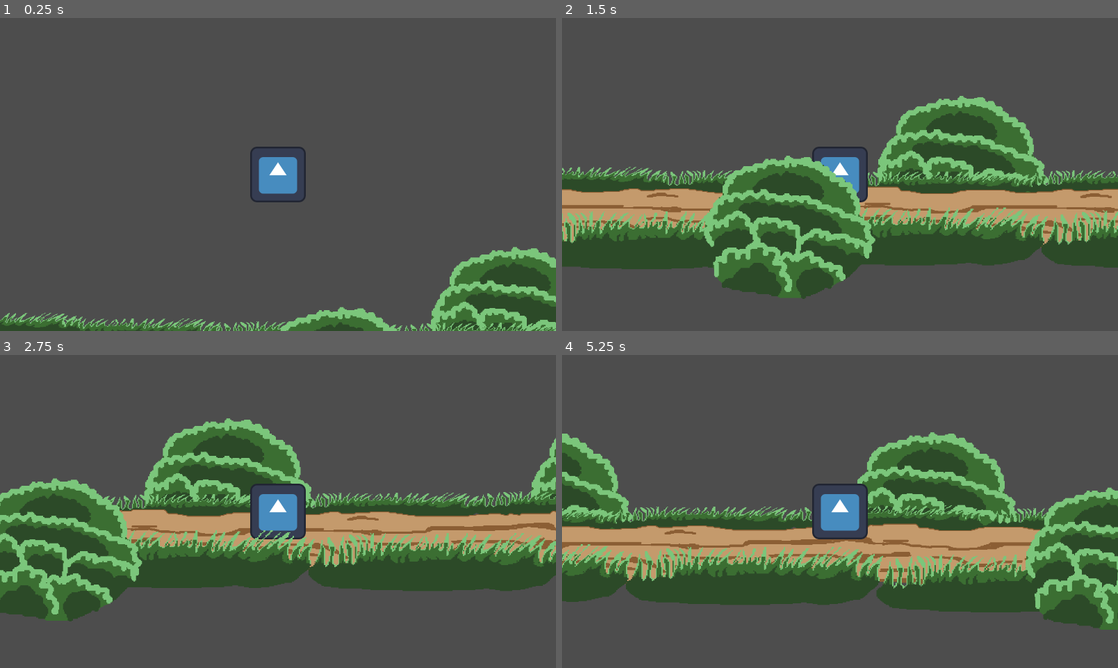
Above: before the commit, frames 1-4 (two rows, left to right).
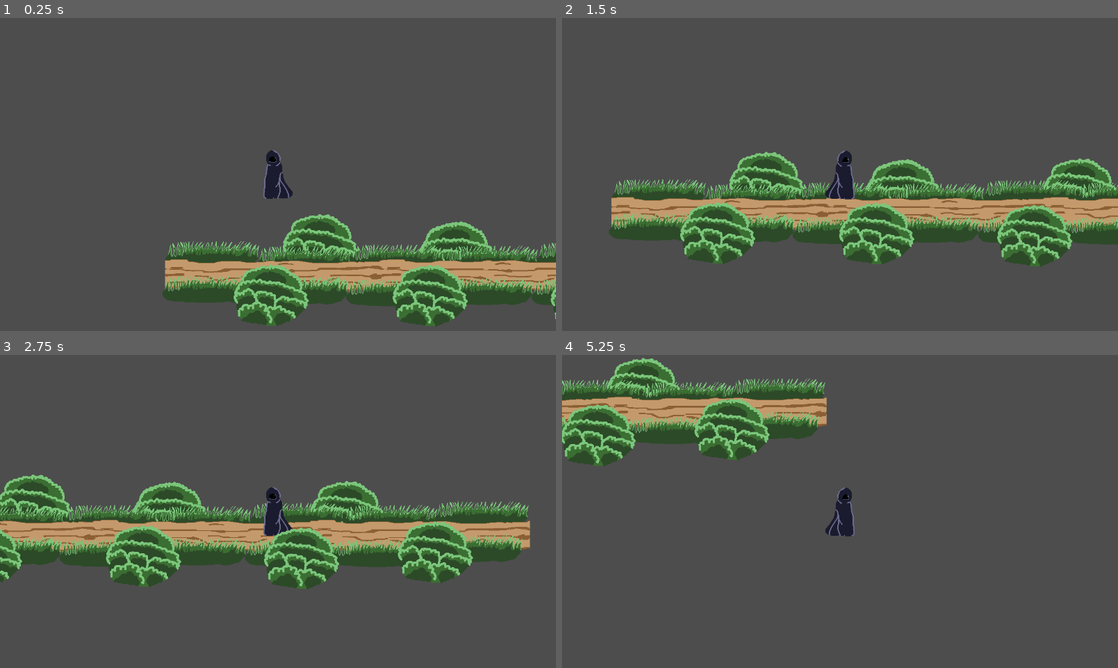
Above: after the commit, the same moments.

Repository: macmist/incremental-game
Game: Godot game, scene res://Scenes/Forest.tscn
Two runs of this game, one before a commit and one after it. Both use one fixed random seed, a clock stepped at 60 frames per second and the inputs below. This scene is started directly instead of the project's main scene. The engine's default icon, where the game draws it, is replaced by a stand-in: a white triangle on a blue panel in a dark square.
Inputs (mouse positions are in pixels of both pictures, inside the frame that each line leads up to):
- Up to frame 1 (0.25 s): no input
- Up to frame 2 (1.5 s): tap Enter (ui_accept) at 0.5 s; move the mouse to (962, 158) at 0.52 s; hold Right (move_right) from 0.53 s (still down); tap Space (jump) at 0.6, 0.77, 1.07, 1.35 s; click (962, 158) at 0.67 s; move the mouse to (728, 190) at 1.27 s
- Up to frame 3 (2.75 s): tap Space (jump) at 1.52, 1.82, 2.1 s; move the mouse to (333, 442) at 2.02 s; release Right (move_right) at 2.03 s; hold Left (move_left) from 2.03 s (still down)
- Up to frame 4 (5.25 s): move the mouse to (812, 574) at 2.77 s; release Left (move_left) at 2.78 s; hold Right (move_right) 2.78-4.28 s; tap Space (jump) at 2.85, 3.02, 3.32, 3.6, 3.77, 4.07, 4.35, 4.52, 4.82, 5.1 s; click (812, 574) at 2.92 s; move the mouse to (1006, 558) at 3.52 s; move the mouse to (673, 464) at 4.27 s; hold Left (move_left) 4.28-5.03 s; move the mouse to (867, 511) at 5.02 s; hold Right (move_right) from 5.03 s (still down); click (867, 511) at 5.17 s

The runs differ from the first frame. In frame 1, 20% of the frame differs, in the area x 0-100%, y 41-100%; in frame 2, 33%; in frame 3, 32%; in frame 4, 49%, in the area x 0-100%, y 0-88%.

Commit message:
feat: beginning of a character with some animation

Diff:
--- /dev/null
+++ b/Components/AnimationComponent.tscn
@@ -0,0 +1,6 @@
+[gd_scene load_steps=2 format=3 uid="uid://dalviawoqge7y"]
+
+[ext_resource type="Script" path="res://Components/animation_component.gd" id="1_71kke"]
+
+[node name="AnimationComponent" type="Node"]
+script = ExtResource("1_71kke")
--- /dev/null
+++ b/Components/animation_component.gd
@@ -0,0 +1,9 @@
+extends Node
+class_name AnimationComponent
+
+@export_subgroup("Nodes")
+@export var anim_tree: AnimationTree
+
+func handle_horiziontal_direction(h_direction: float) -> void:
+
+	anim_tree["parameters/Idle/blend_position"] = Vector2(h_direction, 0)
--- a/Scenes/Forest.tscn
+++ b/Scenes/Forest.tscn
@@ -1,35 +1,209 @@
-[gd_scene load_steps=12 format=3 uid="uid://bc2ydvv21y42o"]
-
-[ext_resource type="Texture2D" uid="uid://ce8x3m5rxfqa4" path="res://icon.svg" id="1_b6jq6"]
+[gd_scene load_steps=21 format=3 uid="uid://bc2ydvv21y42o"]
+
 [ext_resource type="Script" path="res://Scripts/player.gd" id="1_enrbd"]
 [ext_resource type="Script" path="res://Scripts/gravity_component.gd" id="2_os32o"]
+[ext_resource type="Texture2D" uid="uid://cjp2f6nb2nuit" path="res://Images/Cloacked-entity-Sheet.png" id="2_t5qdv"]
 [ext_resource type="Script" path="res://Scripts/input_component.gd" id="4_rdlli"]
 [ext_resource type="PackedScene" uid="uid://n166q6n02bes" path="res://Components/AdvancedJumpComponent.tscn" id="5_dc6bf"]
 [ext_resource type="Script" path="res://Scripts/movement_component.gd" id="5_vtk3c"]
-[ext_resource type="PackedScene" uid="uid://c531rv7qckd6x" path="res://Components/Platform.tscn" id="7_nof50"]
+[ext_resource type="PackedScene" uid="uid://dalviawoqge7y" path="res://Components/AnimationComponent.tscn" id="6_hllx0"]
 [ext_resource type="PackedScene" uid="uid://b2ejd8at1k3r3" path="res://Components/path.tscn" id="8_bgp1i"]
 [ext_resource type="Texture2D" uid="uid://lpsaka7wj4hr" path="res://Images/long-grass.png" id="9_ykrtj"]
 [ext_resource type="Texture2D" uid="uid://b4tccnk6nbfij" path="res://Images/Bush.png" id="10_okivm"]
 
 [sub_resource type="CapsuleShape2D" id="CapsuleShape2D_ci84u"]
-radius = 61.0
-height = 127.0
+radius = 14.0
+height = 83.0
+
+[sub_resource type="Animation" id="Animation_uxio5"]
+length = 0.001
+tracks/0/type = "value"
+tracks/0/imported = false
+tracks/0/enabled = true
+tracks/0/path = NodePath("Sprite2D:hframes")
+tracks/0/interp = 1
+tracks/0/loop_wrap = true
+tracks/0/keys = {
+"times": PackedFloat32Array(0),
+"transitions": PackedFloat32Array(1),
+"update": 1,
+"values": [8]
+}
+tracks/1/type = "value"
+tracks/1/imported = false
+tracks/1/enabled = true
+tracks/1/path = NodePath("Sprite2D:frame")
+tracks/1/interp = 1
+tracks/1/loop_wrap = true
+tracks/1/keys = {
+"times": PackedFloat32Array(0),
+"transitions": PackedFloat32Array(1),
+"update": 1,
+"values": [0]
+}
+tracks/2/type = "value"
+tracks/2/imported = false
+tracks/2/enabled = true
+tracks/2/path = NodePath("Sprite2D:texture")
+tracks/2/interp = 1
+tracks/2/loop_wrap = true
+tracks/2/keys = {
+"times": PackedFloat32Array(0),
+"transitions": PackedFloat32Array(1),
+"update": 1,
+"values": [ExtResource("2_t5qdv")]
+}
+tracks/3/type = "value"
+tracks/3/imported = false
+tracks/3/enabled = true
+tracks/3/path = NodePath("CollisionShape2D:position")
+tracks/3/interp = 1
+tracks/3/loop_wrap = true
+tracks/3/keys = {
+"times": PackedFloat32Array(0),
+"transitions": PackedFloat32Array(1),
+"update": 0,
+"values": [Vector2(-8, 13)]
+}
+
+[sub_resource type="Animation" id="Animation_q5p4u"]
+resource_name = "idle_left"
+step = 0.2
+tracks/0/type = "value"
+tracks/0/imported = false
+tracks/0/enabled = true
+tracks/0/path = NodePath("Sprite2D:hframes")
+tracks/0/interp = 1
+tracks/0/loop_wrap = true
+tracks/0/keys = {
+"times": PackedFloat32Array(0),
+"transitions": PackedFloat32Array(1),
+"update": 1,
+"values": [8]
+}
+tracks/1/type = "value"
+tracks/1/imported = false
+tracks/1/enabled = true
+tracks/1/path = NodePath("Sprite2D:frame")
+tracks/1/interp = 1
+tracks/1/loop_wrap = true
+tracks/1/keys = {
+"times": PackedFloat32Array(0, 0.2, 0.4, 0.6),
+"transitions": PackedFloat32Array(1, 1, 1, 1),
+"update": 1,
+"values": [0, 1, 2, 3]
+}
+tracks/2/type = "value"
+tracks/2/imported = false
+tracks/2/enabled = true
+tracks/2/path = NodePath("Sprite2D:texture")
+tracks/2/interp = 1
+tracks/2/loop_wrap = true
+tracks/2/keys = {
+"times": PackedFloat32Array(0),
+"transitions": PackedFloat32Array(1),
+"update": 1,
+"values": [ExtResource("2_t5qdv")]
+}
+tracks/3/type = "value"
+tracks/3/imported = false
+tracks/3/enabled = true
+tracks/3/path = NodePath("CollisionShape2D:position")
+tracks/3/interp = 1
+tracks/3/loop_wrap = true
+tracks/3/keys = {
+"times": PackedFloat32Array(0, 0.2, 0.4, 0.6),
+"transitions": PackedFloat32Array(1, 1, 1, 1),
+"update": 0,
+"values": [Vector2(-8, 13), Vector2(-8, 11), Vector2(-8, 9), Vector2(-8, 11)]
+}
+
+[sub_resource type="Animation" id="Animation_dd73c"]
+resource_name = "idle_right"
+step = 0.2
+tracks/0/type = "value"
+tracks/0/imported = false
+tracks/0/enabled = true
+tracks/0/path = NodePath("Sprite2D:texture")
+tracks/0/interp = 1
+tracks/0/loop_wrap = true
+tracks/0/keys = {
+"times": PackedFloat32Array(0),
+"transitions": PackedFloat32Array(1),
+"update": 1,
+"values": [ExtResource("2_t5qdv")]
+}
+tracks/1/type = "value"
+tracks/1/imported = false
+tracks/1/enabled = true
+tracks/1/path = NodePath("Sprite2D:frame")
+tracks/1/interp = 1
+tracks/1/loop_wrap = true
+tracks/1/keys = {
+"times": PackedFloat32Array(0, 0.2, 0.4, 0.6),
+"transitions": PackedFloat32Array(1, 1, 1, 1),
+"update": 1,
+"values": [4, 5, 6, 7]
+}
+tracks/2/type = "value"
+tracks/2/imported = false
+tracks/2/enabled = true
+tracks/2/path = NodePath("CollisionShape2D:position")
+tracks/2/interp = 1
+tracks/2/loop_wrap = true
+tracks/2/keys = {
+"times": PackedFloat32Array(0),
+"transitions": PackedFloat32Array(1),
+"update": 0,
+"values": [Vector2(10, 13)]
+}
+
+[sub_resource type="AnimationLibrary" id="AnimationLibrary_cpr86"]
+_data = {
+"RESET": SubResource("Animation_uxio5"),
+"idle_left": SubResource("Animation_q5p4u"),
+"idle_right": SubResource("Animation_dd73c")
+}
+
+[sub_resource type="AnimationNodeAnimation" id="AnimationNodeAnimation_akxeb"]
+animation = &"idle_left"
+
+[sub_resource type="AnimationNodeAnimation" id="AnimationNodeAnimation_ke0py"]
+animation = &"idle_right"
+
+[sub_resource type="AnimationNodeBlendSpace2D" id="AnimationNodeBlendSpace2D_ashci"]
+blend_point_0/node = SubResource("AnimationNodeAnimation_akxeb")
+blend_point_0/pos = Vector2(-1, 0)
+blend_point_1/node = SubResource("AnimationNodeAnimation_ke0py")
+blend_point_1/pos = Vector2(1, 0)
+blend_mode = 1
+
+[sub_resource type="AnimationNodeStateMachineTransition" id="AnimationNodeStateMachineTransition_tfq1p"]
+advance_mode = 2
+
+[sub_resource type="AnimationNodeStateMachine" id="AnimationNodeStateMachine_ulipf"]
+states/Idle/node = SubResource("AnimationNodeBlendSpace2D_ashci")
+states/Idle/position = Vector2(481.85, 102.25)
+transitions = ["Start", "Idle", SubResource("AnimationNodeStateMachineTransition_tfq1p")]
+graph_offset = Vector2(42.3, -65.9175)
 
 [node name="Forest" type="Node2D"]
 
-[node name="Player" type="CharacterBody2D" parent="." node_paths=PackedStringArray("gravity_component", "input_component", "movement_component", "jump_component")]
-z_index = 2
+[node name="Player" type="CharacterBody2D" parent="." node_paths=PackedStringArray("gravity_component", "input_component", "movement_component", "jump_component", "animation_component")]
+z_index = 1
 script = ExtResource("1_enrbd")
 gravity_component = NodePath("GravityComponent")
 input_component = NodePath("InputComponent")
 movement_component = NodePath("MovementComponent")
 jump_component = NodePath("AdvancedJumpComponent")
+animation_component = NodePath("AnimationComponent")
 
 [node name="Sprite2D" type="Sprite2D" parent="Player"]
-texture = ExtResource("1_b6jq6")
+texture = ExtResource("2_t5qdv")
+hframes = 8
 
 [node name="CollisionShape2D" type="CollisionShape2D" parent="Player"]
-position = Vector2(0, -0.5)
+position = Vector2(-8, 13)
 shape = SubResource("CapsuleShape2D_ci84u")
 
 [node name="GravityComponent" type="Node" parent="Player"]
@@ -41,6 +215,9 @@
 
 [node name="AdvancedJumpComponent" parent="Player" instance=ExtResource("5_dc6bf")]
 jump_velocity = -650.0
+
+[node name="AnimationComponent" parent="Player" node_paths=PackedStringArray("anim_tree") instance=ExtResource("6_hllx0")]
+anim_tree = NodePath("../AnimationTree")
 
 [node name="MovementComponent" type="Node" parent="Player"]
 script = ExtResource("5_vtk3c")
@@ -51,125 +228,130 @@
 scale = Vector2(2.77779, 3.12499)
 limit_smoothed = true
 
-[node name="Platform5" parent="." instance=ExtResource("7_nof50")]
-position = Vector2(-1307, -422.5)
-scale = Vector2(9.74219, 15.7734)
-
-[node name="Platform3" parent="." instance=ExtResource("7_nof50")]
-position = Vector2(2349.5, 356)
-scale = Vector2(3.89844, 3.70312)
-
-[node name="Path" parent="." instance=ExtResource("8_bgp1i")]
-position = Vector2(-199, 486)
-
-[node name="Path2" parent="." instance=ExtResource("8_bgp1i")]
-position = Vector2(799, 487)
-
-[node name="Path3" parent="." instance=ExtResource("8_bgp1i")]
-position = Vector2(1798, 488)
-
-[node name="Back" type="Node2D" parent="."]
+[node name="AnimationPlayer" type="AnimationPlayer" parent="Player"]
+libraries = {
+"": SubResource("AnimationLibrary_cpr86")
+}
+
+[node name="AnimationTree" type="AnimationTree" parent="Player"]
+tree_root = SubResource("AnimationNodeStateMachine_ulipf")
+anim_player = NodePath("../AnimationPlayer")
+parameters/Idle/blend_position = Vector2(0, 0)
+
+[node name="Path" type="Marker2D" parent="."]
+
+[node name="Path2" parent="Path" instance=ExtResource("8_bgp1i")]
+position = Vector2(-10, 267)
+scale = Vector2(0.5, 0.5)
+
+[node name="Path3" parent="Path" instance=ExtResource("8_bgp1i")]
+position = Vector2(490, 267)
+scale = Vector2(0.5, 0.5)
+
+[node name="Path4" parent="Path" instance=ExtResource("8_bgp1i")]
+position = Vector2(990, 267)
+scale = Vector2(0.5, 0.5)
+
+[node name="Back" type="Marker2D" parent="."]
+z_index = -2
+
+[node name="Long-grass" type="Sprite2D" parent="Back"]
+position = Vector2(-151, 218)
+texture = ExtResource("9_ykrtj")
+
+[node name="Long-grass2" type="Sprite2D" parent="Back"]
+position = Vector2(60, 229)
+texture = ExtResource("9_ykrtj")
+
+[node name="Long-grass3" type="Sprite2D" parent="Back"]
+position = Vector2(275, 225)
+texture = ExtResource("9_ykrtj")
+
+[node name="Long-grass4" type="Sprite2D" parent="Back"]
+position = Vector2(490, 228)
+texture = ExtResource("9_ykrtj")
+
+[node name="Long-grass5" type="Sprite2D" parent="Back"]
+position = Vector2(704, 220)
+texture = ExtResource("9_ykrtj")
+
+[node name="Long-grass6" type="Sprite2D" parent="Back"]
+position = Vector2(919, 225)
+texture = ExtResource("9_ykrtj")
+
+[node name="Long-grass7" type="Sprite2D" parent="Back"]
+position = Vector2(1129, 217)
+texture = ExtResource("9_ykrtj")
+
+[node name="Bush5" type="Sprite2D" parent="Back"]
 z_index = -1
-
-[node name="Bush3" type="Sprite2D" parent="Back"]
-position = Vector2(548, 365)
-scale = Vector2(2.27746, 2.3169)
-texture = ExtResource("10_okivm")
-
-[node name="Bush4" type="Sprite2D" parent="Back"]
-position = Vector2(1438, 365)
-scale = Vector2(2.27746, 2.3169)
-texture = ExtResource("10_okivm")
-
-[node name="Bush5" type="Sprite2D" parent="Back"]
-position = Vector2(2173, 365)
-scale = Vector2(2.27746, 2.3169)
-texture = ExtResource("10_okivm")
-
-[node name="Long-grass" type="Sprite2D" parent="Back"]
-position = Vector2(915, 402)
-scale = Vector2(2.05093, 1)
-texture = ExtResource("9_ykrtj")
-
-[node name="Long-grass6" type="Sprite2D" parent="Back"]
-position = Vector2(494, 405)
-scale = Vector2(2.05093, 1)
-texture = ExtResource("9_ykrtj")
-
-[node name="Long-grass7" type="Sprite2D" parent="Back"]
-position = Vector2(65, 402)
-scale = Vector2(2.05093, 1)
-texture = ExtResource("9_ykrtj")
-
-[node name="Long-grass8" type="Sprite2D" parent="Back"]
-position = Vector2(-353, 395)
-scale = Vector2(2.05093, 1)
-texture = ExtResource("9_ykrtj")
-
-[node name="Long-grass9" type="Sprite2D" parent="Back"]
-position = Vector2(-671, 382)
-scale = Vector2(2.05093, 1)
-texture = ExtResource("9_ykrtj")
-
-[node name="Long-grass2" type="Sprite2D" parent="Back"]
-position = Vector2(1331, 399)
-scale = Vector2(2.05093, 1)
-texture = ExtResource("9_ykrtj")
-
-[node name="Long-grass3" type="Sprite2D" parent="Back"]
-position = Vector2(1783, 405)
-scale = Vector2(2.05093, 1)
-texture = ExtResource("9_ykrtj")
-
-[node name="Long-grass4" type="Sprite2D" parent="Back"]
-position = Vector2(2181, 402)
-scale = Vector2(2.05093, 1)
-texture = ExtResource("9_ykrtj")
-
-[node name="Long-grass5" type="Sprite2D" parent="Back"]
-position = Vector2(2181, 402)
-scale = Vector2(2.05093, 1)
-texture = ExtResource("9_ykrtj")
-
-[node name="Front" type="Node2D" parent="."]
-z_index = 3
+position = Vector2(97, 195)
+texture = ExtResource("10_okivm")
+
+[node name="Bush6" type="Sprite2D" parent="Back"]
+z_index = -1
+position = Vector2(411, 213)
+texture = ExtResource("10_okivm")
+
+[node name="Bush7" type="Sprite2D" parent="Back"]
+z_index = -1
+position = Vector2(411, 213)
+rotation = -0.11334
+texture = ExtResource("10_okivm")
+
+[node name="Bush8" type="Sprite2D" parent="Back"]
+z_index = -1
+position = Vector2(819, 210)
+texture = ExtResource("10_okivm")
+
+[node name="Front" type="Marker2D" parent="."]
+z_index = 2
 
 [node name="Long-grass" type="Sprite2D" parent="Front"]
-position = Vector2(-158, 533)
-scale = Vector2(2.73843, 2.14516)
+position = Vector2(-158, 297)
+texture = ExtResource("9_ykrtj")
+
+[node name="Long-grass2" type="Sprite2D" parent="Front"]
+position = Vector2(54, 301)
+texture = ExtResource("9_ykrtj")
+
+[node name="Long-grass3" type="Sprite2D" parent="Front"]
+position = Vector2(54, 301)
+rotation = -0.0327589
+texture = ExtResource("9_ykrtj")
+
+[node name="Long-grass4" type="Sprite2D" parent="Front"]
+position = Vector2(265, 305)
+texture = ExtResource("9_ykrtj")
+
+[node name="Long-grass5" type="Sprite2D" parent="Front"]
+position = Vector2(480, 302)
 texture = ExtResource("9_ykrtj")
 
 [node name="Long-grass6" type="Sprite2D" parent="Front"]
-position = Vector2(-669, 527)
-scale = Vector2(2.73843, 2.14516)
-texture = ExtResource("9_ykrtj")
-
-[node name="Long-grass2" type="Sprite2D" parent="Front"]
-position = Vector2(448, 524)
-scale = Vector2(2.73843, 2.14516)
-texture = ExtResource("9_ykrtj")
-
-[node name="Long-grass3" type="Sprite2D" parent="Front"]
-position = Vector2(1026, 531)
-scale = Vector2(2.73843, 2.14516)
-texture = ExtResource("9_ykrtj")
-
-[node name="Long-grass4" type="Sprite2D" parent="Front"]
-position = Vector2(1603, 548)
-scale = Vector2(2.73843, 2.14516)
-texture = ExtResource("9_ykrtj")
-
-[node name="Long-grass5" type="Sprite2D" parent="Front"]
-position = Vector2(2216, 522)
-scale = Vector2(2.73843, 2.14516)
+position = Vector2(692, 305)
+texture = ExtResource("9_ykrtj")
+
+[node name="Long-grass7" type="Sprite2D" parent="Front"]
+position = Vector2(895, 306)
+texture = ExtResource("9_ykrtj")
+
+[node name="Long-grass8" type="Sprite2D" parent="Front"]
+position = Vector2(1115, 294)
 texture = ExtResource("9_ykrtj")
 
 [node name="Bush" type="Sprite2D" parent="Front"]
-position = Vector2(149, 503)
-scale = Vector2(2.27746, 2.3169)
+position = Vector2(-16, 311)
 texture = ExtResource("10_okivm")
 
 [node name="Bush2" type="Sprite2D" parent="Front"]
-position = Vector2(1846, 492)
-scale = Vector2(2.27746, 2.3169)
-texture = ExtResource("10_okivm")
+position = Vector2(350, 312)
+texture = ExtResource("10_okivm")
+
+[node name="Bush3" type="Sprite2D" parent="Front"]
+position = Vector2(1022, 303)
+texture = ExtResource("10_okivm")
+
+[node name="Bush4" type="Sprite2D" parent="Front"]
+position = Vector2(714, 317)
+texture = ExtResource("10_okivm")
--- a/Scripts/player.gd
+++ b/Scripts/player.gd
@@ -6,11 +6,13 @@
 @export var input_component: InputComponent
 @export var movement_component: MovementComponent
 @export var jump_component: AdvancedJumpComponent
+@export var animation_component: AnimationComponent
 
 func _physics_process(delta: float) -> void:
 	gravity_component.handle_gravity(self, delta)
 	movement_component.handle_horizontal_movement(self, input_component.input_horizontal)
 	jump_component.handle_jump(self, input_component.get_jump_input(), input_component.get_jump_input_released())
+	animation_component.handle_horiziontal_direction(input_component.input_horizontal)
 	move_and_slide()
 
 #const SPEED = 300.0
Binary file added: Images/Cloacked-entity-Sheet.png
Not shown, added: Images/Cloacked-entity-Sheet.png.import
